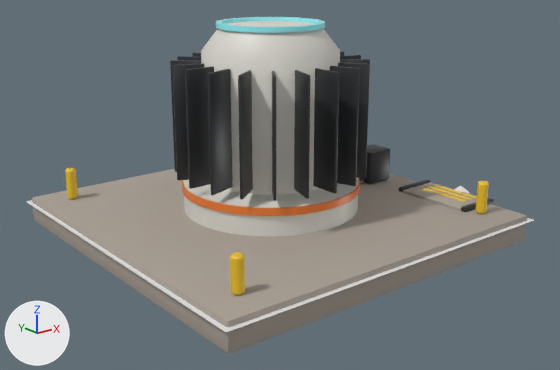
The glTF model res/models/placement/power/stirling_generator_2x2.gltf as it was, and as the next commit left it.
One viewpoint serves both versions: a 50 mm lens placed at (-4.99, -6.4, 2.83), pointed at (-0.03, -0.2, 0.35). The axes (+X, +Y, +Z) are drawn at lower left. The lights are the same throughout. The older version comes first. Where no turn or scale is listed for an object, it has been applied to the vertices. Vertices at exactly the same position are counted once.

Names of what the first picture shows: '%P%Footprint', '%V%AnchorOut+', 'StirlingGenerator' and 1 more.
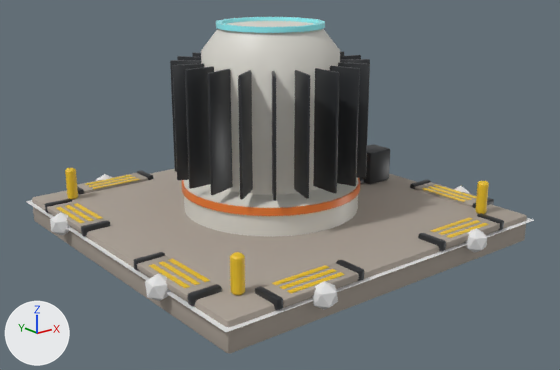
Pixel boxes (x1, y1, x2, y2) of what changed, in the pictures (560 x 370 px):
'%V%AnchorOut.006+', added: after (255, 260, 364, 310)
'%V%AnchorOut.002+', added: after (133, 252, 222, 306)
'%V%AnchorOut.007+', added: after (418, 213, 504, 251)
'%V%AnchorOut+', reshaped (11% narrower, 12% shorter): before (399, 180, 494, 212); after (410, 180, 494, 208)
'%V%AnchorOut.003+', added: after (45, 198, 110, 236)
'%V%AnchorOut.004+', added: after (77, 170, 153, 194)
'%P%AnchorOut.006', added: after (312, 281, 338, 309)
'%P%AnchorOut.002', added: after (145, 273, 170, 301)
'%P%AnchorOut.007', added: after (465, 228, 487, 253)
'%P%AnchorOut.003', added: after (50, 213, 70, 236)
'%P%AnchorOut.004', added: after (96, 174, 112, 181)

The change in detail:
me_v_anchorout is used by ob_v_anchorout; location (0.0, 0.0, 0.0).
me_v_anchorout had 192 vertices, 360 faces and spanned x 1.48..1.98, y -1.49..-0.51, z 0.01..0.11.
me_v_anchorout now has 192 vertices, 360 faces and spans x 1.675..1.98, y -1.49..-0.51, z 0.01..0.11.
me_v_anchorout part 1: all 84 vertices in x 1.48..1.495, y -1.49..-0.51, z 0.01..0.11 are moved by (0.2, 0.0, 0.0).
Mesh me_v_anchorout_007 is new.
It has 192 vertices, 360 faces and spans x 0.51..1.49, y -1.98..-1.675, z 0.01..0.11.
Faces by material slot: [108, 216, 36].
It uses material mat_concrete (grey #aaa095).
It uses material mat_frame_graphite (dark grey #35373a).
It uses material mat_hazard_yellow (yellow #edc427).
Mesh me_v_anchorout_006 is new.
It has 192 vertices, 360 faces and spans x -1.49..-0.51, y -1.98..-1.675, z 0.01..0.11.
Faces by material slot: [108, 216, 36].
It uses material mat_concrete (grey #aaa095).
It uses material mat_frame_graphite (dark grey #35373a).
It uses material mat_hazard_yellow (yellow #edc427).
Mesh me_v_anchorout_004 is new.
It has 192 vertices, 360 faces and spans x -1.49..-0.51, y 1.675..1.98, z 0.01..0.11.
Faces by material slot: [108, 216, 36].
It uses material mat_concrete (grey #aaa095).
It uses material mat_frame_graphite (dark grey #35373a).
It uses material mat_hazard_yellow (yellow #edc427).
Mesh me_v_anchorout_003 is new.
It has 192 vertices, 360 faces and spans x -1.98..-1.675, y 0.51..1.49, z 0.01..0.11.
Faces by material slot: [108, 216, 36].
It uses material mat_concrete (grey #aaa095).
It uses material mat_frame_graphite (dark grey #35373a).
It uses material mat_hazard_yellow (yellow #edc427).
Mesh me_v_anchorout_002 is new.
It has 192 vertices, 360 faces and spans x -1.98..-1.675, y -1.49..-0.51, z 0.01..0.11.
Faces by material slot: [108, 216, 36].
It uses material mat_concrete (grey #aaa095).
It uses material mat_frame_graphite (dark grey #35373a).
It uses material mat_hazard_yellow (yellow #edc427).
Object '%V%AnchorOut.007+' (ob_v_anchorout_007) is new; it shows me_v_anchorout_007.
Its location is (0.0, 0.0, 0.0).
Object '%V%AnchorOut.006+' (ob_v_anchorout_006) is new; it shows me_v_anchorout_006.
Its location is (0.0, 0.0, 0.0).
Object '%V%AnchorOut.004+' (ob_v_anchorout_004) is new; it shows me_v_anchorout_004.
Its location is (0.0, 0.0, 0.0).
Object '%V%AnchorOut.003+' (ob_v_anchorout_003) is new; it shows me_v_anchorout_003.
Its location is (0.0, 0.0, 0.0).
Object '%V%AnchorOut.002+' (ob_v_anchorout_002) is new; it shows me_v_anchorout_002.
Its location is (0.0, 0.0, 0.0).
Object '%P%AnchorOut.007' (ob_p_anchorout_007) is new; it shows a copy of the mesh of ob_p_anchorout.
Its location is (1.0, -2.0, 0.013).
Object '%P%AnchorOut.006' (ob_p_anchorout_006) is new; it shows a copy of the mesh of ob_p_anchorout.
Its location is (-1.0, -2.0, 0.013).
Object '%P%AnchorOut.004' (ob_p_anchorout_004) is new; it shows a copy of the mesh of ob_p_anchorout.
Its location is (-1.0, 2.0, 0.013).
Object '%P%AnchorOut.003' (ob_p_anchorout_003) is new; it shows a copy of the mesh of ob_p_anchorout.
Its location is (-2.0, 1.0, 0.013).
Object '%P%AnchorOut.002' (ob_p_anchorout_002) is new; it shows a copy of the mesh of ob_p_anchorout.
Its location is (-2.0, -1.0, 0.013).
